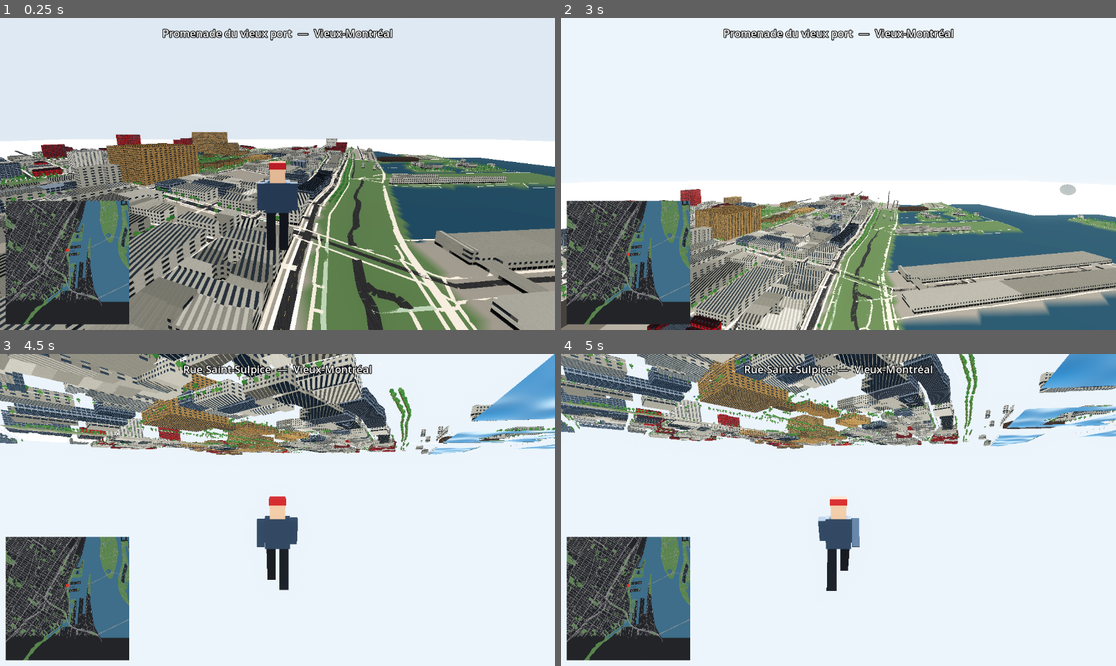
Above: before the commit, frames 1-4 (two rows, left to right).
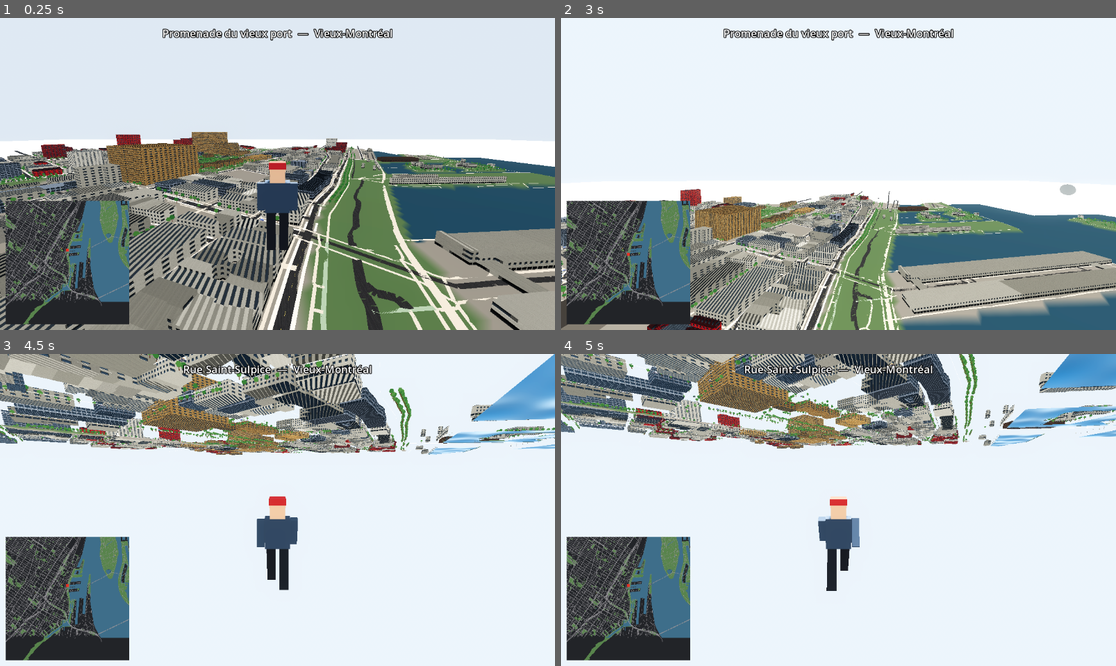
Above: after the commit, the same moments.

Repository: Aymanbalaa/grand-theft-poutine
Game: Godot game, scene res://scenes/main.tscn
The game is run twice, just before and just after one commit, with the same random seed, the same clock (stepped at 60 frames per second) and the same inputs.
Inputs (mouse positions are in pixels of both pictures, inside the frame that each line leads up to):
- Up to frame 1 (0.25 s): no input
- Up to frame 2 (3 s): move the mouse to (866, 174) at 0.52 s; hold Shift (sprint) 0.53-1.28 s; hold W (move_forward) from 0.53 s (still down); tap Space (jump) at 0.77, 1.52 s; move the mouse to (810, 174) at 1.27 s; tap F (toggle_fly) at 1.35 s; move the mouse to (849, 167) at 2.02 s; hold T 2.03-2.78 s; move the mouse to (832, 180) at 2.77 s; tap Q at 2.85 s
- Up to frame 3 (4.5 s): keep holding W (move_forward); tap Space (jump) at 3.02, 3.77 s; move the mouse to (316, 513) at 3.52 s; hold Shift (sprint) 3.53-4.28 s; move the mouse to (233, 506) at 4.27 s; tap F (toggle_fly) at 4.35 s
- Up to frame 4 (5 s): keep holding W (move_forward); tap Space (jump) at 4.52 s

The runs differ from the first frame. In frame 1, less than 0.1% of the frame differs, in the area x 4-62%, y 44-66%; in frame 2, less than 0.1%; in frame 3, 0.4%, in the area x 0-72%, y 1-30%; in frame 4, less than 0.1%.

Commit message:
game: real car models with procedural fallback

Diff:
--- a/game/scripts/car_visual.gd
+++ b/game/scripts/car_visual.gd
@@ -14,11 +14,15 @@
 const GLASS := Color(0.55, 0.68, 0.75)
 const WHEEL_RADIUS := 0.34
 
+const MODEL_COUNT := 6
+const MODEL_SCALE := {0: 1.55, 1: 1.55, 2: 1.5, 3: 1.45, 4: 1.45, 5: 1.5}
+
 @export var color_index := 0
 
 var _spins: Array[Node3D] = []
 var _fronts: Array[Node3D] = []
 var _roll := 0.0
+var _model_mode := false
 @onready var _car := get_parent() as Car
 
 func _flat(color: Color, emission := 0.0) -> StandardMaterial3D:
@@ -60,6 +64,20 @@
 		_fronts.append(pivot)
 
 func _ready() -> void:
+	var idx := color_index % MODEL_COUNT
+	var path := "res://assets/models/cars/car%d.glb" % idx
+	if ResourceLoader.exists(path):
+		var packed: PackedScene = load(path)
+		if packed != null:
+			var inst := packed.instantiate()
+			if inst != null:
+				var inst3d := inst as Node3D
+				add_child(inst)
+				if inst3d != null:
+					inst3d.scale = Vector3.ONE * float(MODEL_SCALE[idx])
+					inst3d.rotation.y = PI
+				_model_mode = true
+				return
 	var body := _flat(PALETTE[color_index % PALETTE.size()])
 	_box(Vector3(1.8, 0.5, 4.0), Vector3(0, 0.65, 0), body, self)          # body
 	_box(Vector3(1.6, 0.45, 1.9), Vector3(0, 1.12, 0.25), _flat(GLASS), self)  # cabin
@@ -75,6 +93,8 @@
 	_box(Vector3(0.28, 0.12, 0.06), Vector3(0.6, 0.72, 2.02), tail, self)
 
 func _process(delta: float) -> void:
+	if _model_mode:
+		return
 	if _car == null:
 		return
 	_roll -= _car.speed / WHEEL_RADIUS * delta
--- a/game/tests/smoke_test.gd
+++ b/game/tests/smoke_test.gd
@@ -66,6 +66,13 @@
 		push_error("FAIL: enter_exit action not registered")
 		quit(1)
 		return
+	await process_frame
+	var vis := test_car.get_node("Visual") as Node3D
+	if vis.get_child_count() == 0:
+		push_error("FAIL: car visual is empty")
+		quit(1)
+		return
+	print("CARVIS %s" % ("model" if vis.get("_model_mode") else "procedural"))
 	test_car.queue_free()
 	print("CAR OK")
 	var cars := root.get_node_or_null("Cars")
